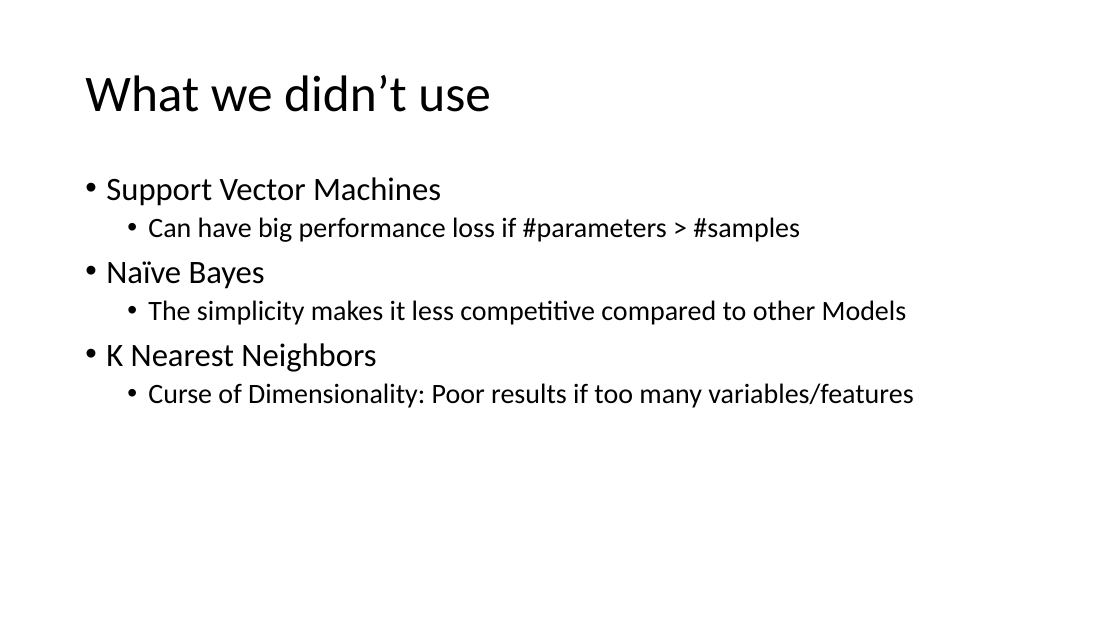
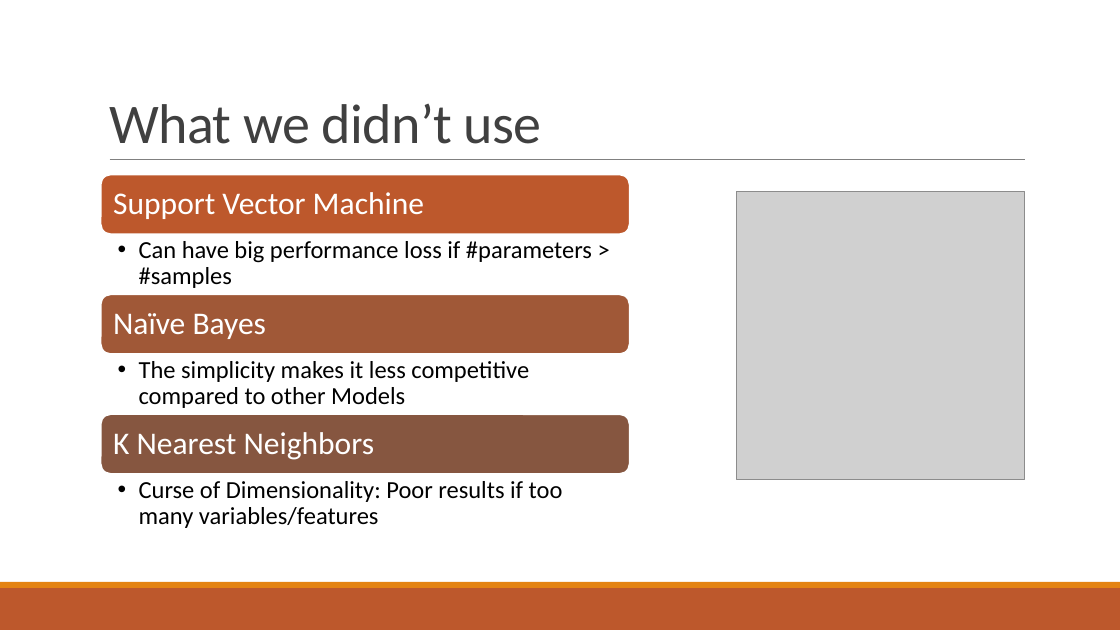
Before and after one commit to suong4554/Machine-Learning-Poly-U, a slide deck: slide 6 of Presentation.pptx. Drawn at 1120x630 pixels with LibreOffice and Linux fonts; fonts in the diff are those of the drawing; grey boxes stand for pictures. Boxes give left, top, right and bottom in pixels: in the first picture for what was removed or moved away, otherwise in the second. Text is boxed around its words. In the diff, an @@ line names an element or a change of style, - is before the commit and + after.

```diff
--- a/Presentation.pptx
+++ b/Presentation.pptx
@@ title "What we didn’t use": place and size @@
-title "What we didn’t use" at [85, 75, 491, 112]
+title "What we didn’t use" at [109, 104, 542, 144]
@@ title "What we didn’t use" at [109, 104, 542, 144]: size 44 to 48 pt, text colour #000000 to #404040, letter spacing 0 to -0.5 pt; line spacing 0.9 to 0.85; vertical alignment middle to bottom @@
@@ text removed at [106, 177, 913, 408] @@
-• Support Vector Machines
-  • Can have big performance loss if #parameters > #samples
-• Naïve Bayes
-  • The simplicity makes it less competitive compared to other Models
-• K Nearest Neighbors
-  • Curse of Dimensionality: Poor results if too many variables/features
@@ line added from (110, 160) to (1026, 160), #808080 0.5 pt @@
@@ picture added at [737, 192, 1025, 480] @@
@@ group added at [101, 175, 629, 528]: 6 texts, 3 rounded rectangles @@
+Support Vector Machine
+  • Can have big performance loss if #parameters > #samples
+Naïve Bayes
+  • The simplicity makes it less competitive compared to other Models
+K Nearest Neighbors
+  • Curse of Dimensionality: Poor results if too many variables/features
@@ rectangle added at [0, 588, 1120, 630], fill #BD582C @@
@@ rectangle added at [0, 582, 1120, 588], fill #E48312 @@
```
Also in this commit, not shown: 12 other slides changed.
